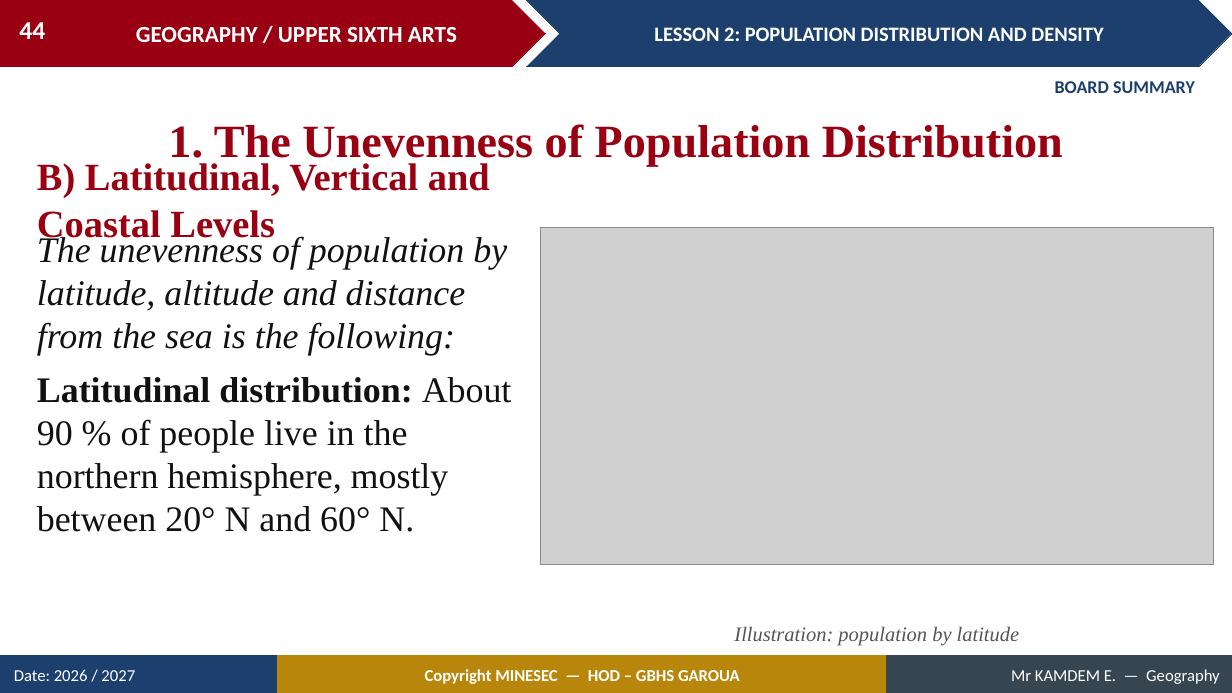
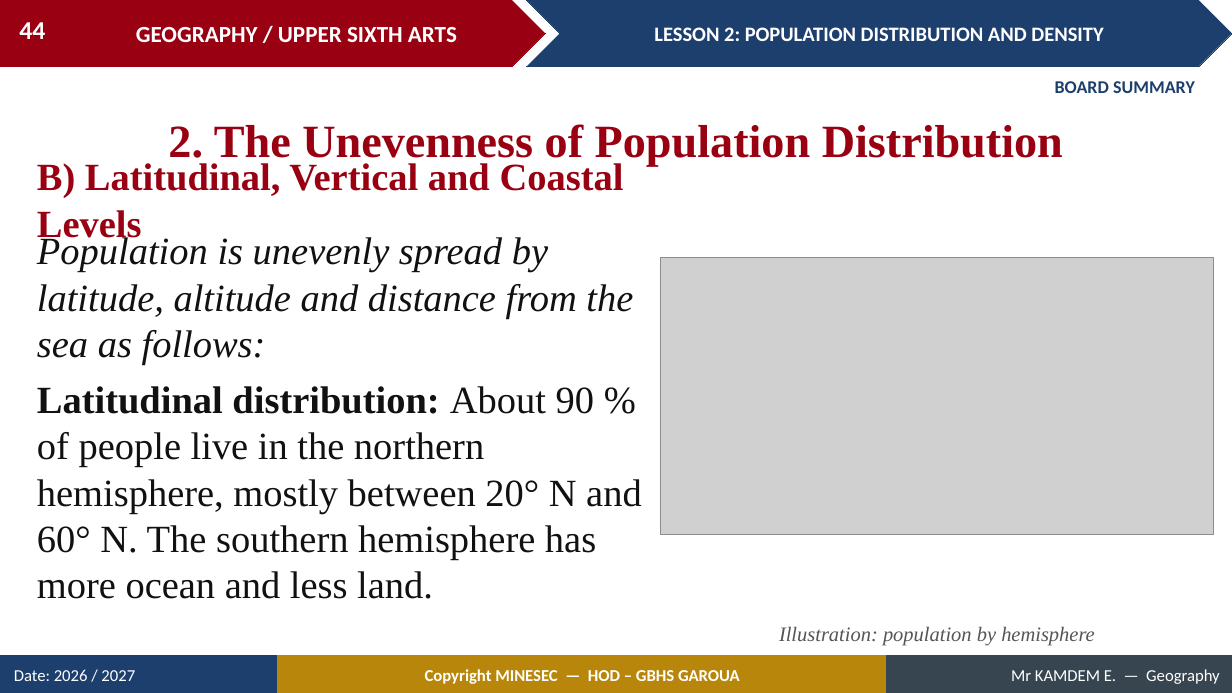
Before and after one commit to Berthautk/linea-github, a slide deck: slide 44 of lecons/USA/Population Geography/02_USA_POP_L02_Population_Distribution_and_Density.pptx. Drawn at 1232x693 pixels with LibreOffice and Linux fonts; fonts in the diff are those of the drawing; grey boxes stand for pictures. Boxes give left, top, right and bottom in pixels: in the first picture for what was removed or moved away, otherwise in the second. Text is boxed around its words. In the diff, an @@ line names an element or a change of style, - is before the commit and + after.

```diff
--- a/lecons/USA/Population Geography/02_USA_POP_L02_Population_Distribution_and_Density.pptx
+++ b/lecons/USA/Population Geography/02_USA_POP_L02_Population_Distribution_and_Density.pptx
@@ text at <box>168,124,1063,166</box>: text changed @@
-1. The Unevenness of Population Distribution
+2. The Unevenness of Population Distribution
@@ text "B) Latitudinal, Vertical and Coastal ..." rewrapped from <box>37,163,490,245</box> to <box>37,163,624,245</box> @@
@@ text at <box>37,235,642,599</box>: text changed; size 28 to 30 pt @@
-The unevenness of population by latitude, altitude and distance from the sea is the following:
-Latitudinal distribution: About 90 % of people live in the northern hemisphere, mostly between 20° N and 60° N.
+Population is unevenly spread by latitude, altitude and distance from the sea as follows:
+Latitudinal distribution: About 90 % of people live in the northern hemisphere, mostly between 20° N and 60° N. The southern hemisphere has more ocean and less land.
@@ picture: place and size @@
-picture at <box>541,227,1214,564</box>
+picture at <box>661,258,1214,534</box>
@@ text at <box>779,626,1095,646</box>: text changed @@
-Illustration: population by latitude
+Illustration: population by hemisphere
```
Also in this commit, not shown: 13 other slides changed, 3 slides added, 7 slides removed, 25 other files.
